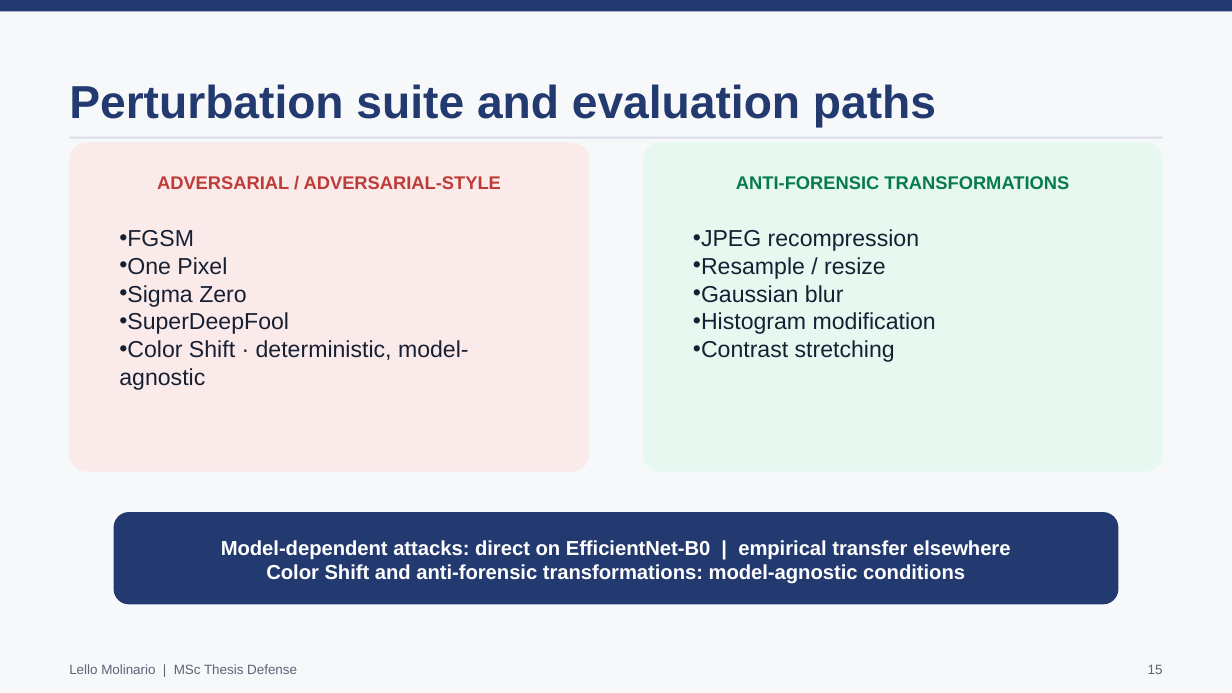
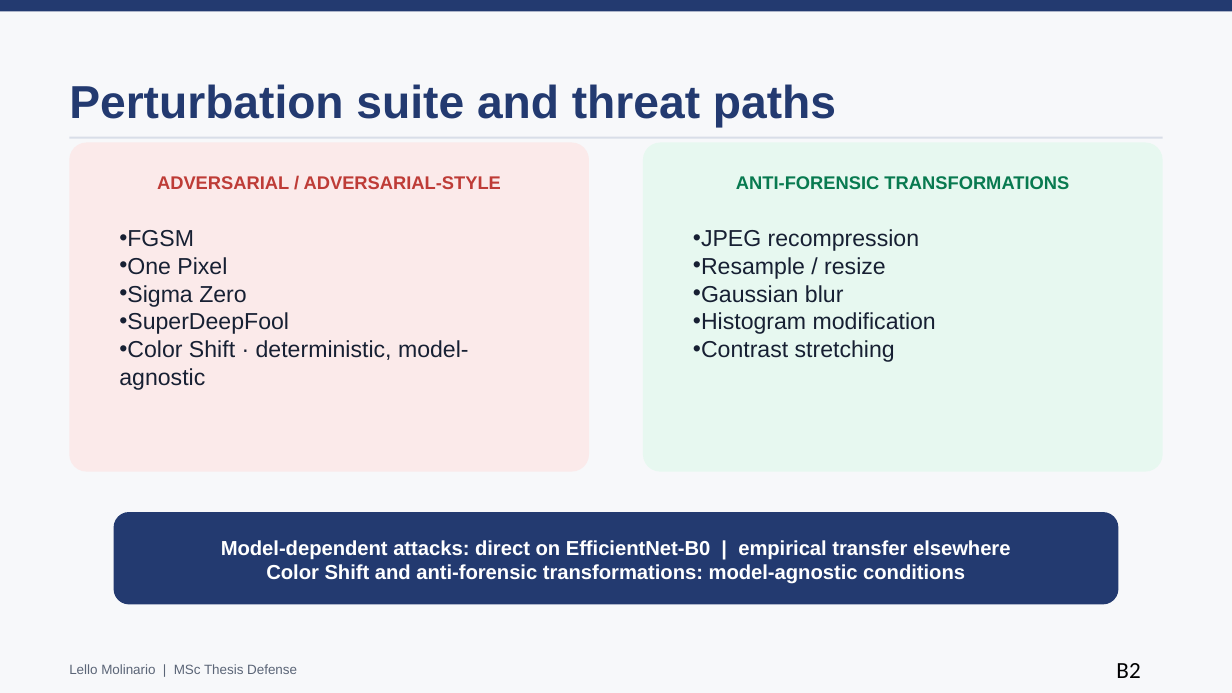
Before and after one commit to lmolinario/msc-thesis-ai-robustness-in-digital-forensics, a slide deck: slide 17 of docs/presentation/Molinario_Thesis_Defense_2026.pptx (slide 15 before the commit). Drawn at 1232x693 pixels with LibreOffice and Linux fonts; fonts in the diff are those of the drawing. Boxes give left, top, right and bottom in pixels: in the first picture for what was removed or moved away, otherwise in the second. Text is boxed around its words. In the diff, an @@ line names an element or a change of style, - is before the commit and + after.

```diff
--- a/docs/presentation/Molinario_Thesis_Defense_2026.pptx
+++ b/docs/presentation/Molinario_Thesis_Defense_2026.pptx
@@ text at <box>69,84,836,128</box>: text changed @@
-Perturbation suite and evaluation paths
+Perturbation suite and threat paths
@@ text at <box>1116,663,1140,678</box>: text changed; size 10.5 to 18 pt; font Arial to Calibri; text colour #5B6577 to #000000 @@
-15
+B2
```
Also in this commit, not shown: 17 other slides changed, 6 slides added, 8 other files.
